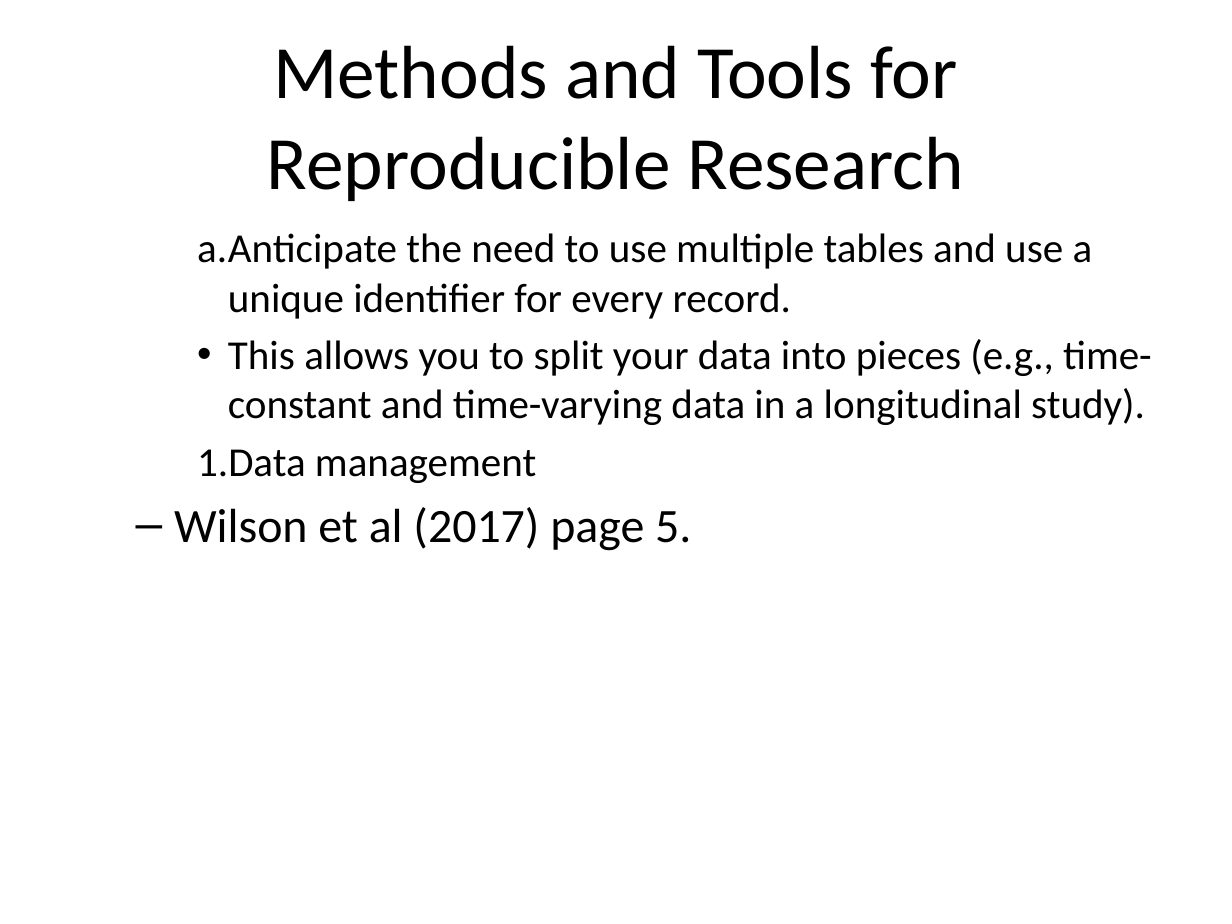
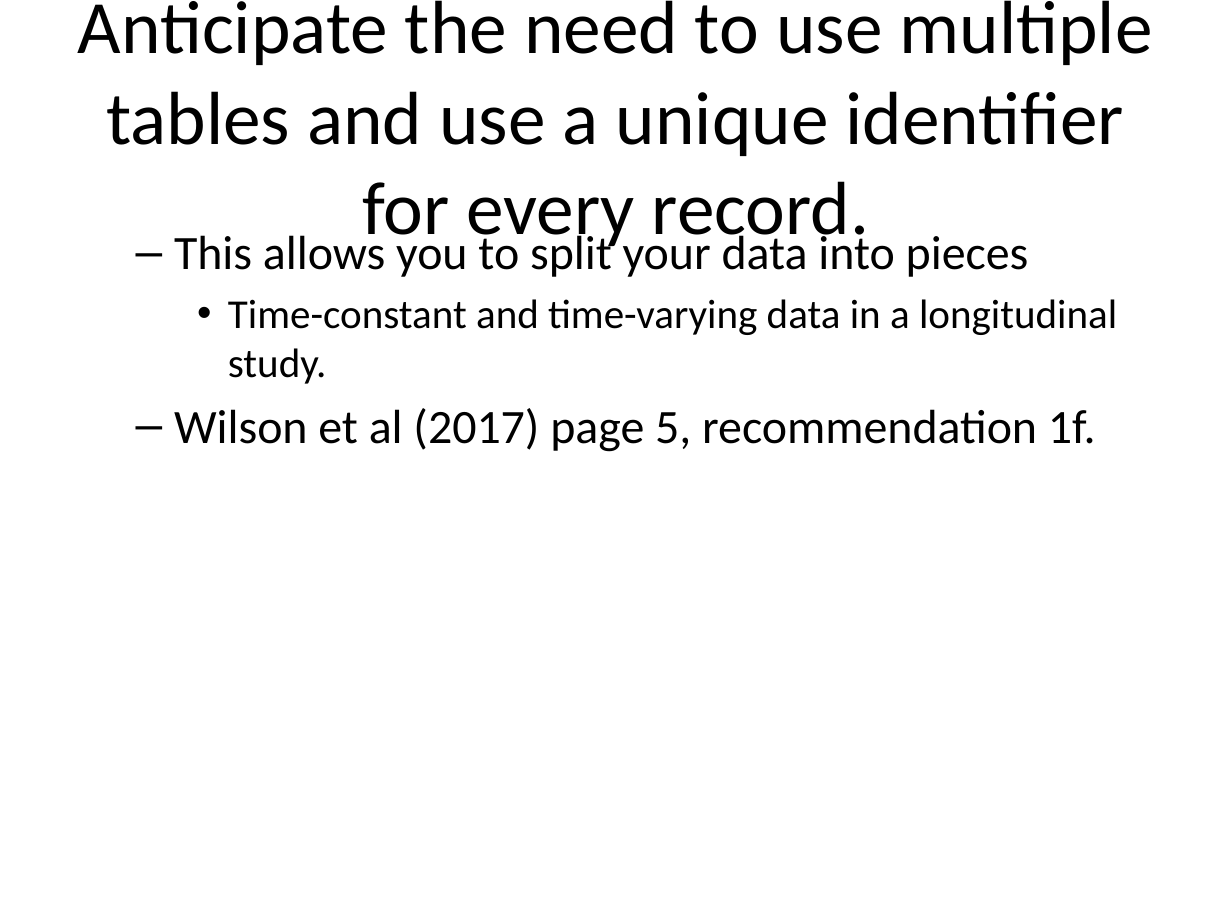
Before and after one commit to pmean/introduction-to-SAS, a slide deck: slide 18 of basics0/src/reproducible-research.pptx (slide 17 before the commit). Drawn at 1232x924 pixels with LibreOffice and Linux fonts; fonts in the diff are those of the drawing. Boxes give left, top, right and bottom in pixels: in the first picture for what was removed or moved away, otherwise in the second. Text is boxed around its words. In the diff, an @@ line names an element or a change of style, - is before the commit and + after.

```diff
--- a/basics0/src/reproducible-research.pptx
+++ b/basics0/src/reproducible-research.pptx
@@ title at box(78, 0, 1152, 252): text changed @@
-Methods and Tools for Reproducible Research
+Anticipate the need to use multiple tables and use a unique identifier for every record.
@@ text at box(174, 229, 1117, 452): text changed; size 24 to 28 pt @@
-    a. Anticipate the need to use multiple tables and use a unique identifier for every record.
-    • This allows you to split your data into pieces (e.g., time-constant and time-varying data in a longitudinal study).
-    1. Data management
-  – Wilson et al (2017) page 5.
+  – This allows you to split your data into pieces
+    • Time-constant and time-varying data in a longitudinal study.
+  – Wilson et al (2017) page 5, recommendation 1f.
```
Also in this commit, not shown: 21 other slides changed, 5 slides added, 4 slides removed, 8 other files.
